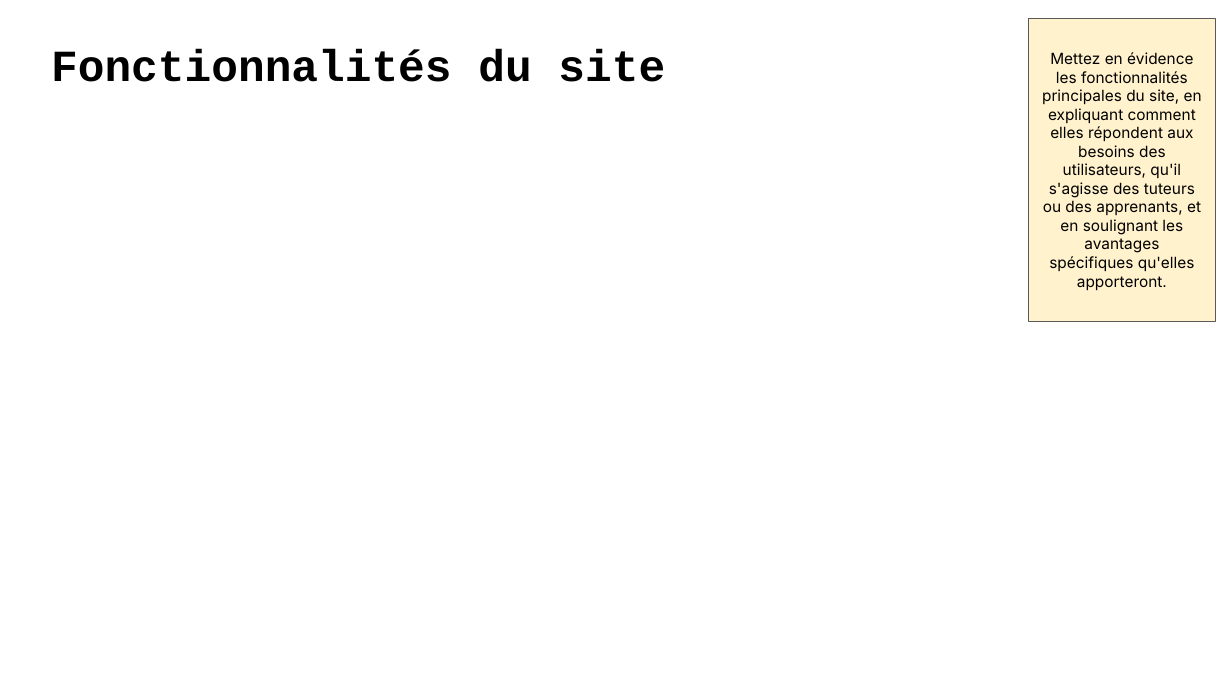
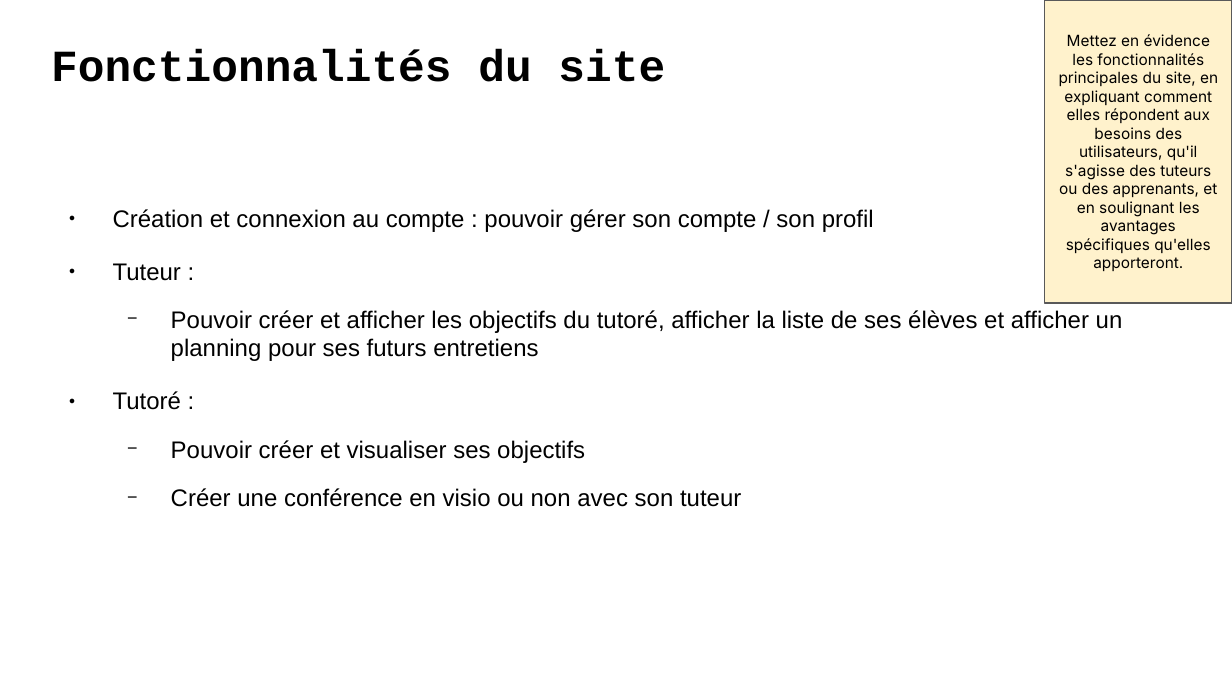
Before and after one commit to LuDetling/Avenirs, a slide deck: slide 5 of Presentation+P9+-+DA+-+Avenirs.odp. Drawn at 1232x693 pixels with LibreOffice and Linux fonts; fonts in the diff are those of the drawing. Boxes give left, top, right and bottom in pixels: in the first picture for what was removed or moved away, otherwise in the second. Text is boxed around its words. In the diff, an @@ line names an element or a change of style, - is before the commit and + after.

```diff
--- a/Presentation+P9+-+DA+-+Avenirs.odp
+++ b/Presentation+P9+-+DA+-+Avenirs.odp
@@ rectangle "Mettez en évidence les fonctionnalités ...": place and size @@
-rectangle "Mettez en évidence les fonctionnalités ..." at (1029,18,1216,322)
+rectangle "Mettez en évidence les fonctionnalités ..." at (1045,0,1232,303)
@@ text added at (113,209,1123,507), 14 pt, text #000000 @@
+● Création et connexion au compte : pouvoir gérer son compte / son profil
+● Tuteur :
+  − Pouvoir créer et afficher les objectifs du tutoré, afficher la liste de ses élèves et afficher un planning pour ses futurs entretiens
+● Tutoré :
+  − Pouvoir créer et visualiser ses objectifs
+  − Créer une conférence en visio ou non avec son tuteur
```
Also in this commit, not shown: 5 other slides changed, 6 other files.
